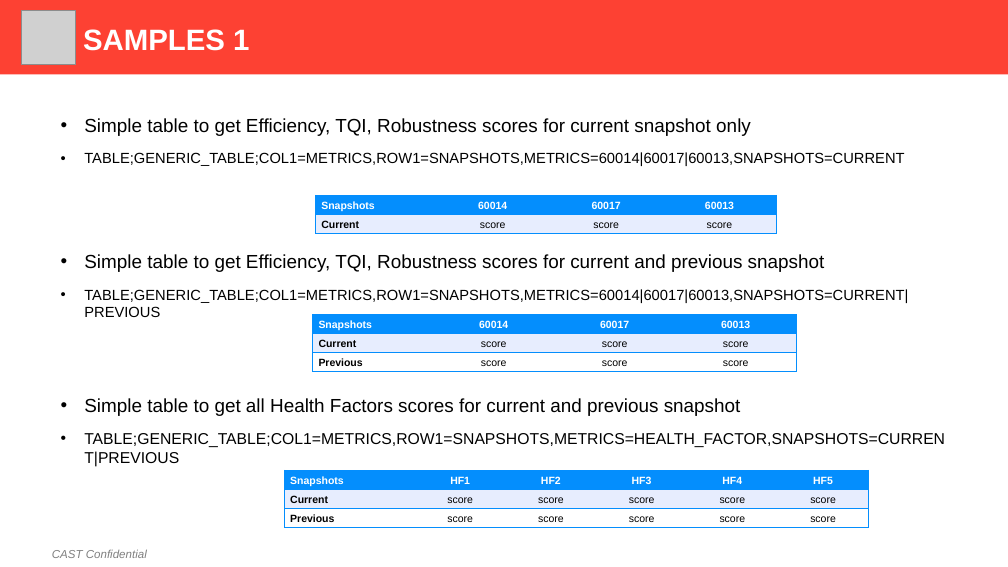
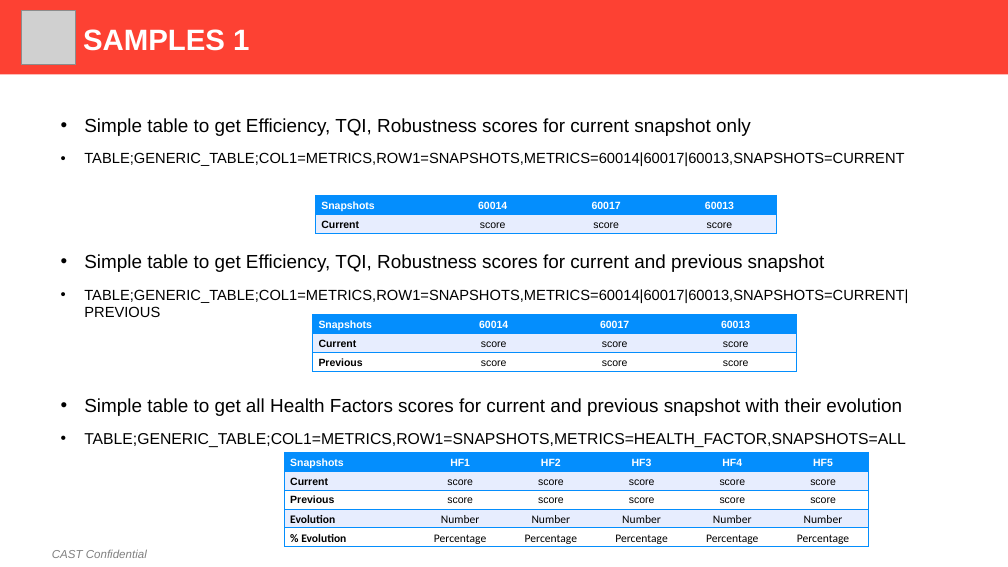
Before and after one commit to CAST-projects/ReportGenerator, a slide deck: slide 4 of CastReporting.Reporting/TemplatesFiles/Generic Table Definition.pptx. Drawn at 1008x567 pixels with LibreOffice and Linux fonts; fonts in the diff are those of the drawing; grey boxes stand for pictures; background and template pictures are left out. Boxes give left, top, right and bottom in pixels: in the first picture for what was removed or moved away, otherwise in the second. Text is boxed around its words. In the diff, an @@ line names an element or a change of style, - is before the commit and + after.

Commit message:
REPORTGEN-210 : fix templates for generic table

```diff
--- a/CastReporting.Reporting/TemplatesFiles/Generic Table Definition.pptx
+++ b/CastReporting.Reporting/TemplatesFiles/Generic Table Definition.pptx
@@ text at <box>84,398,905,447</box>: text changed; size 15 to 18 pt @@
-• Simple table to get all Health Factors scores for current and previous snapshot
-• TABLE;GENERIC_TABLE;COL1=METRICS,ROW1=SNAPSHOTS,METRICS=HEALTH_FACTOR,SNAPSHOTS=CURRENT|PREVIOUS
+• Simple table to get all Health Factors scores for current and previous snapshot with their evolution
+• TABLE;GENERIC_TABLE;COL1=METRICS,ROW1=SNAPSHOTS,METRICS=HEALTH_FACTOR,SNAPSHOTS=ALL
@@ table at <box>284,452,868,548</box> @@
+row 4: Evolution | Number | Number | Number | Number | Number
+row 5: % Evolution | Percentage | Percentage | Percentage | Percentage | Percentage
@@ table: place and size @@
-table at <box>284,470,868,527</box>
+table at <box>284,452,868,548</box>
```
Also in this commit, not shown: 1 other slide changed, 1 other file.
